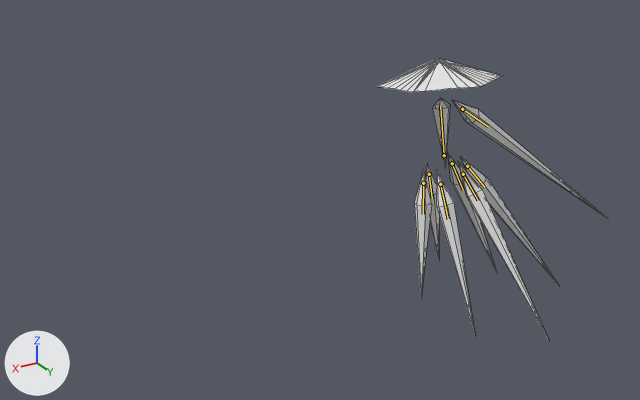
The glTF model glb_imports/Clarity.glb, before and after one commit.
The view is the same before and after, from a 50 mm camera at (59.9, 72.8, 39.1) aimed at (14.5, -2.8, 1.3). The lights are fixed; the arrows at lower left show +X, +Y and +Z. The older version comes first. Both versions are drawn at frame 7 of the action 'LeftSliceFromWait'; the numbers are the values there. The bones that change, and the others that lie on the model, are drawn over the model as lines. Mesh edges are drawn as thin lines.

In view in the first picture: 'Arm', 'BackLeft', 'BackRight', 'Center', 'FrontLeft', 'FrontRight', 'Hat', 'MiddleLeft', 'MiddleRight'.
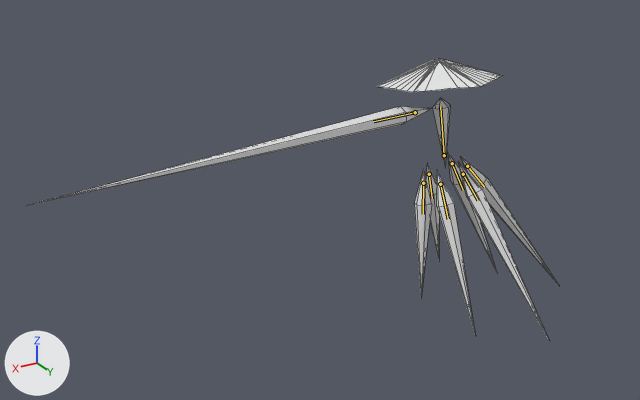
The change in detail:
Bone 'Arm' (bone_arm) moves from (-0.08, -0.07, 0.25) to (-2.67, -7.29, 0.23).
Bone 'Arm' (bone_arm) turns from (3, 0, 5) to (176, 28, -28) degrees about its own x, y and z.

Changed parts and their boxes (x1, y1, x2, y2) in the pictures (640 x 400 px):
'Arm', posed (158% wider, 16% shorter): before (452, 100, 607, 218); after (30, 106, 432, 205)
bone 'Arm', root to tip: before (462, 109) to (488, 126); after (415, 112) to (373, 121)
